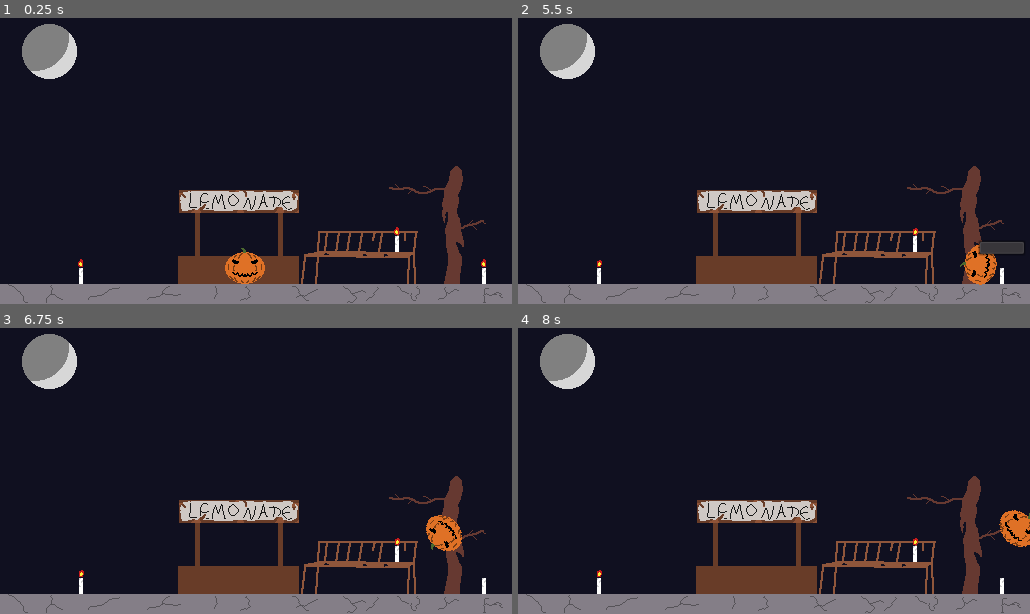
Above: before the commit, frames 1-4 (two rows, left to right).
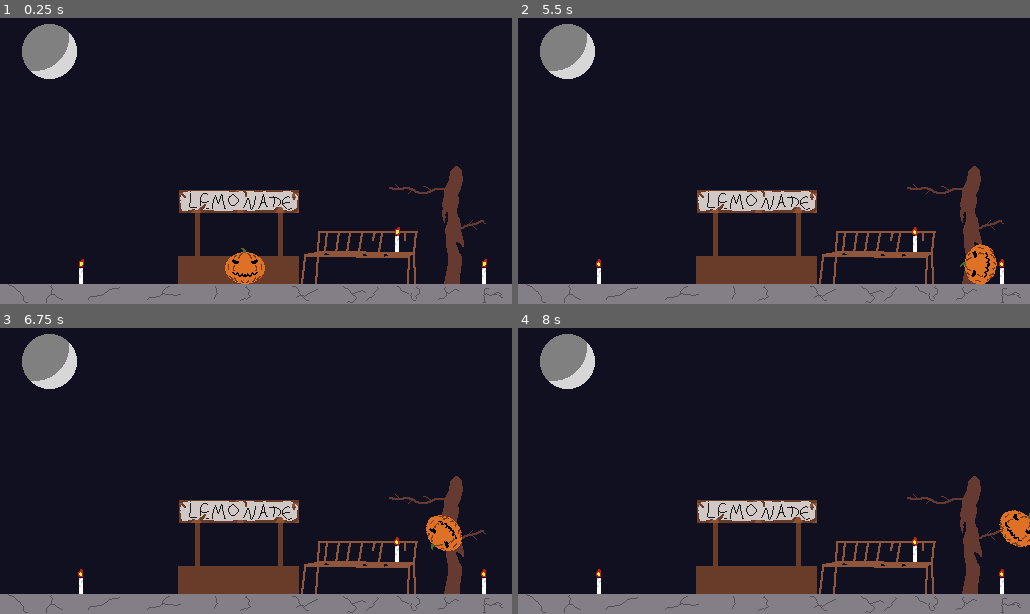
Above: after the commit, the same moments.

Repository: PietroCarrara/trijam-143
Game: Godot game, scene res://scenes/MainScene.tscn
Same seed, same stepped clock (60 frames per second), same inputs: the game is played once before the commit and once after it.
Inputs:
- Up to frame 1 (0.25 s): no input
- Up to frame 2 (5.5 s): hold Space (fix) 0.53-1.28 s; hold Right (right) 0.53-2.03 s; tap Up (jump) at 0.77, 1.52, 3.02, 3.77, 4.52 s; tap Space (fix) at 1.35, 2.85, 4.35 s; hold Left (left) 2.03-2.78 s; hold Space (fix) 2.03-2.78 s; hold Right (right) 2.78-4.28 s; hold Space (fix) 3.53-4.28 s; hold Left (left) 4.28-5.03 s; hold Right (right) from 5.03 s (still down); hold Space (fix) from 5.03 s (still down)
- Up to frame 3 (6.75 s): release Right (right) at 5.78 s; release Space (fix) at 5.78 s; hold Left (left) from 5.78 s (still down); tap Space (fix) at 5.85 s; tap Up (jump) at 6.02 s; hold Space (fix) from 6.53 s (still down)
- Up to frame 4 (8 s): tap Up (jump) at 6.77, 7.52 s; release Left (left) at 7.28 s; release Space (fix) at 7.28 s; hold Right (right) from 7.28 s (still down); tap Space (fix) at 7.35 s

The runs differ from the first frame. In frame 1, less than 0.1% of the frame differs, in the area x 15-96%, y 73-87%; in frame 2, 0.4%, in the area x 15-99%, y 73-88%; in frame 3, less than 0.1%; in frame 4, less than 0.1%.

Commit message:
Tweak candle values

Diff:
--- a/scenes/Candle.gd
+++ b/scenes/Candle.gd
@@ -6,7 +6,7 @@
 # Emitted when a body can no longer use the fix action on a candle
 signal fix_impossible(candle, body)
 
-export var FIX_TIME: float = 5
+export var FIX_TIME: float = 3
 
 onready var animation: AnimatedSprite = $AnimatedSprite
 onready var progressBar: ProgressBar = $Progress
@@ -52,7 +52,7 @@
 			animation.play("on")
 
 func _makeLifetime():
-	return randf() * 20 + 10 # [10, 30]
+	return randf() * 100 + 15
 
 func startFixing():
 	if !isOn:
--- a/scenes/Candle.tscn
+++ b/scenes/Candle.tscn
@@ -3,45 +3,44 @@
 [ext_resource path="res://res/candle.png" type="Texture" id=1]
 [ext_resource path="res://scenes/Candle.gd" type="Script" id=2]
 
-[sub_resource type="AtlasTexture" id=6]
+[sub_resource type="AtlasTexture" id=1]
 atlas = ExtResource( 1 )
 region = Rect2( 0, 0, 10, 30 )
 
-[sub_resource type="AtlasTexture" id=7]
+[sub_resource type="AtlasTexture" id=2]
 atlas = ExtResource( 1 )
 region = Rect2( 10, 0, 10, 30 )
 
-[sub_resource type="AtlasTexture" id=8]
+[sub_resource type="AtlasTexture" id=3]
 atlas = ExtResource( 1 )
 region = Rect2( 20, 0, 10, 30 )
 
-[sub_resource type="AtlasTexture" id=9]
+[sub_resource type="AtlasTexture" id=4]
 atlas = ExtResource( 1 )
 region = Rect2( 30, 0, 10, 30 )
 
-[sub_resource type="SpriteFrames" id=4]
+[sub_resource type="SpriteFrames" id=5]
 animations = [ {
-"frames": [ SubResource( 6 ), SubResource( 7 ), SubResource( 8 ) ],
+"frames": [ SubResource( 1 ), SubResource( 2 ), SubResource( 3 ) ],
 "loop": true,
 "name": "on",
 "speed": 5.0
 }, {
-"frames": [ SubResource( 9 ) ],
+"frames": [ SubResource( 4 ) ],
 "loop": true,
 "name": "off",
 "speed": 5.0
 } ]
 
-[sub_resource type="RectangleShape2D" id=10]
+[sub_resource type="RectangleShape2D" id=6]
 extents = Vector2( 10, 11.6106 )
 
 [node name="Candle" type="Node2D"]
 script = ExtResource( 2 )
 
 [node name="AnimatedSprite" type="AnimatedSprite" parent="."]
-frames = SubResource( 4 )
+frames = SubResource( 5 )
 animation = "on"
-frame = 2
 playing = true
 
 [node name="Progress" type="ProgressBar" parent="."]
Not shown: 1 places in scenes/Candle.tscn that only renumber resources
